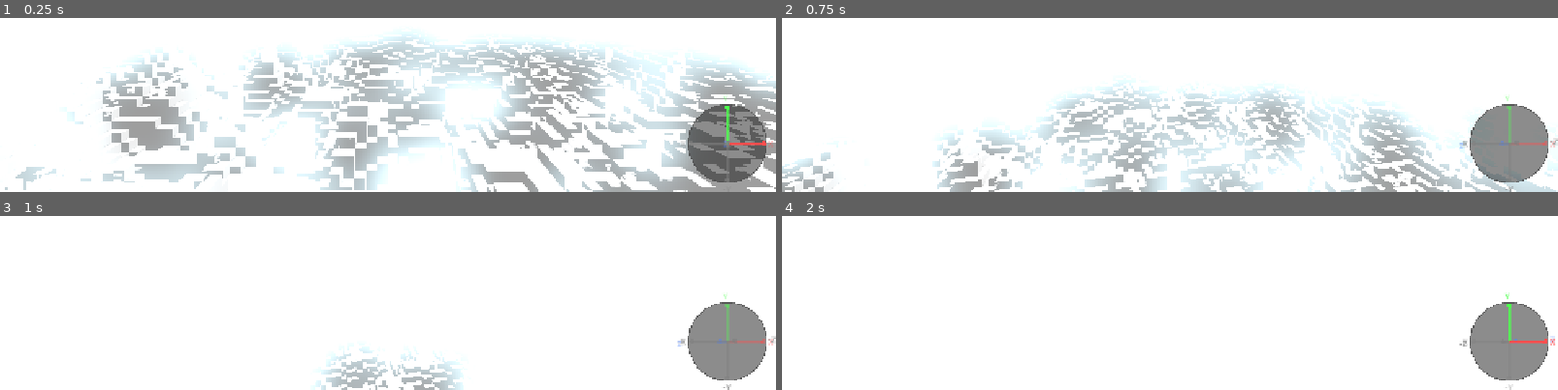
Above: before the commit, frames 1-4 (two rows, left to right).
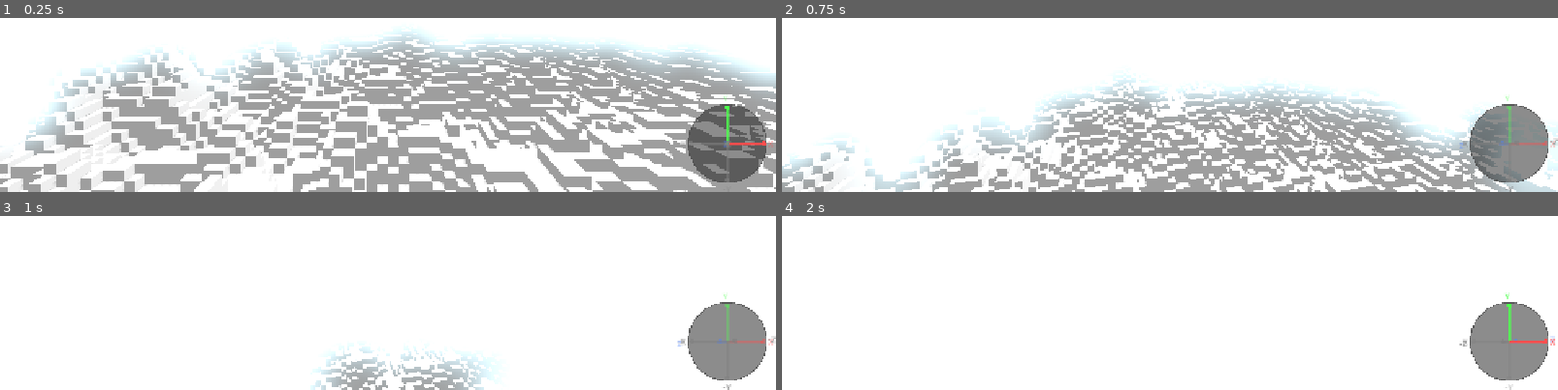
Above: after the commit, the same moments.

Repository: Lost-Rabbit-Digital/The_Voxel_Project
Game: Godot game, scene res://scenes/voxel_test_scene.tscn
Same seed, same stepped clock (60 frames per second), same inputs: the game is played once before the commit and once after it.
Inputs (mouse positions are in pixels of both pictures, inside the frame that each line leads up to):
- Up to frame 1 (0.25 s): no input
- Up to frame 2 (0.75 s): tap Enter at 0.5 s; move the mouse to (outside the picture) at 0.52 s; hold E (up) from 0.53 s (still down); hold Shift from 0.53 s (still down)
- Up to frame 3 (1 s): keep holding E (up); keep holding Shift
- Up to frame 4 (2 s): keep holding E (up); move the mouse to (outside the picture) at 1.27 s; release Shift at 1.28 s; tap R at 1.35 s

The runs differ from the first frame. In frame 1, 29% of the frame differs, in the area x 0-100%, y 9-100%; in frame 2, 17%; in frame 3, 0.9%; in frame 4, nothing differs.

Commit message:
Fix Z-axis face rendering by swapping north/south face function calls
The previous commit fixed the neighbor lookup mapping, but the face
rendering calls were still backwards. When checking for air in the
FORWARD direction (-Z), we need to render the voxel's south face (-Z),
not the north face (+Z).

Fixed by swapping the face function calls:
- Vector3i.FORWARD (-Z direction) → _add_south_face (-Z face)
- Vector3i.BACK (+Z direction) → _add_north_face (+Z face)

This ensures the correct face is rendered when there's air in each direction.

Diff:
--- a/godot_project/scripts/voxel_engine_v2/systems/chunk_mesh_builder.gd
+++ b/godot_project/scripts/voxel_engine_v2/systems/chunk_mesh_builder.gd
@@ -115,11 +115,13 @@
 		vertices_added += 6
 
 	if _should_add_face(chunk, local_pos, Vector3i.FORWARD):
+		# FORWARD is -Z direction, so render the -Z face (south)
+		_add_south_face(st, world_pos, voxel_type)
+		vertices_added += 6
+
+	if _should_add_face(chunk, local_pos, Vector3i.BACK):
+		# BACK is +Z direction, so render the +Z face (north)
 		_add_north_face(st, world_pos, voxel_type)
-		vertices_added += 6
-
-	if _should_add_face(chunk, local_pos, Vector3i.BACK):
-		_add_south_face(st, world_pos, voxel_type)
 		vertices_added += 6
 
 	if _should_add_face(chunk, local_pos, Vector3i.RIGHT):
